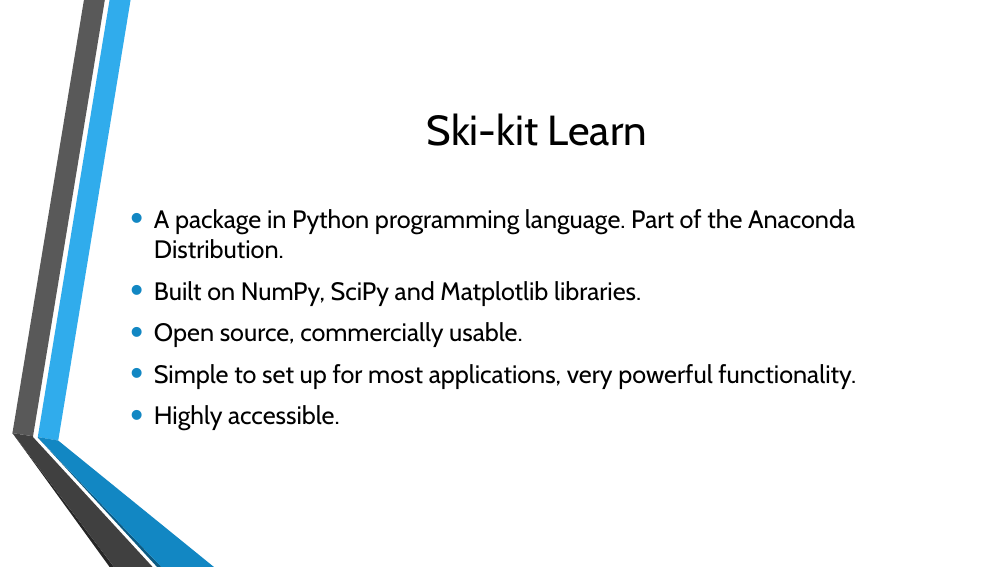
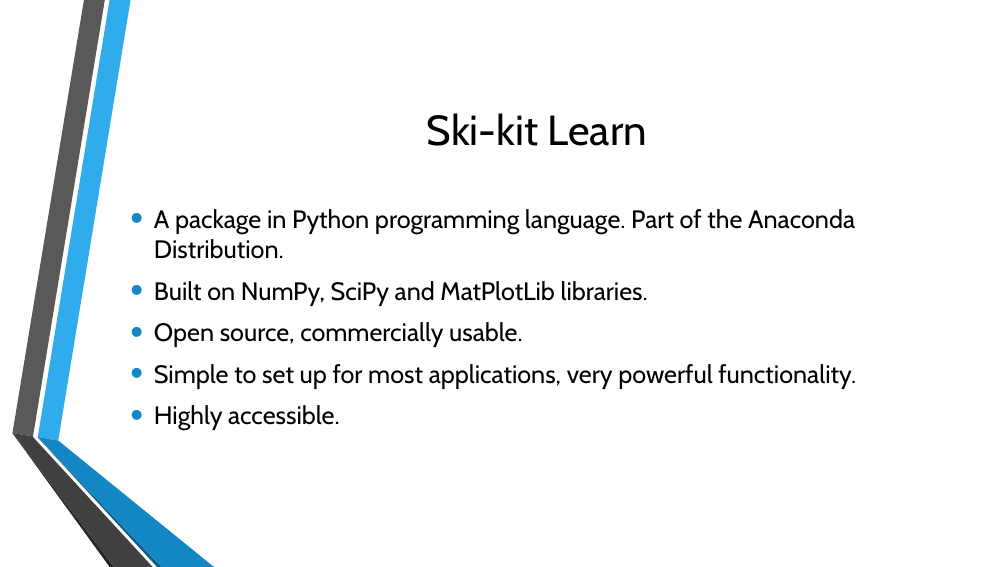
Before and after one commit to samuelsenior/ML_Intro, a slide deck: slide 9 of ML_Tools.pptx (slide 8 before the commit). Drawn at 1008x567 pixels with LibreOffice and Linux fonts; fonts in the diff are those of the drawing; background and template pictures are left out. Boxes give left, top, right and bottom in pixels: in the first picture for what was removed or moved away, otherwise in the second. Text is boxed around its words. In the diff, an @@ line names an element or a change of style, - is before the commit and + after.

```diff
--- a/ML_Tools.pptx
+++ b/ML_Tools.pptx
@@ text at (154, 281, 648, 306): text changed @@
-• Built on NumPy, SciPy and Matplotlib libraries.
+• Built on NumPy, SciPy and MatPlotLib libraries.
```
Also in this commit, not shown: 2 other slides changed, 4 slides added, 1 slide removed, 4 other files.
